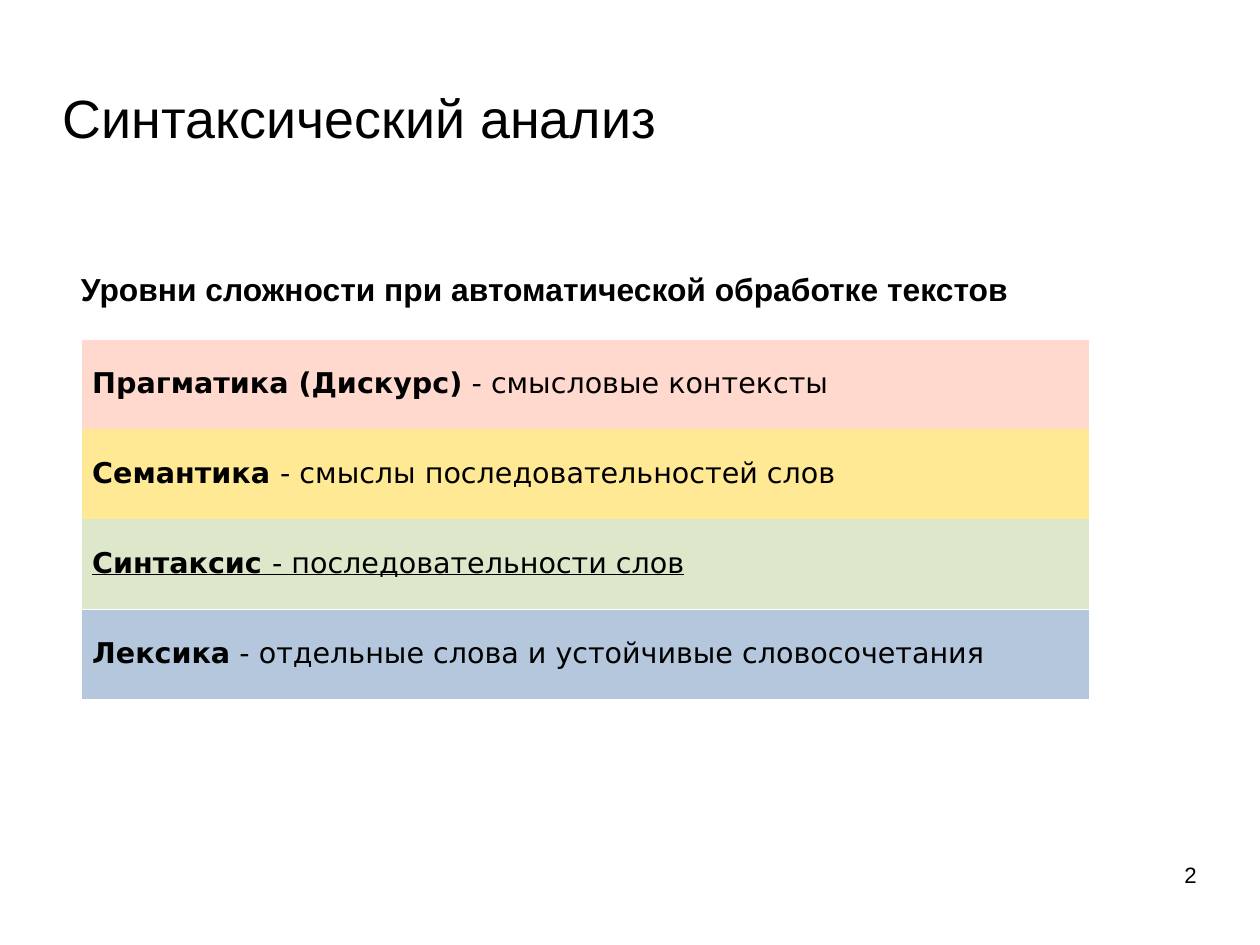
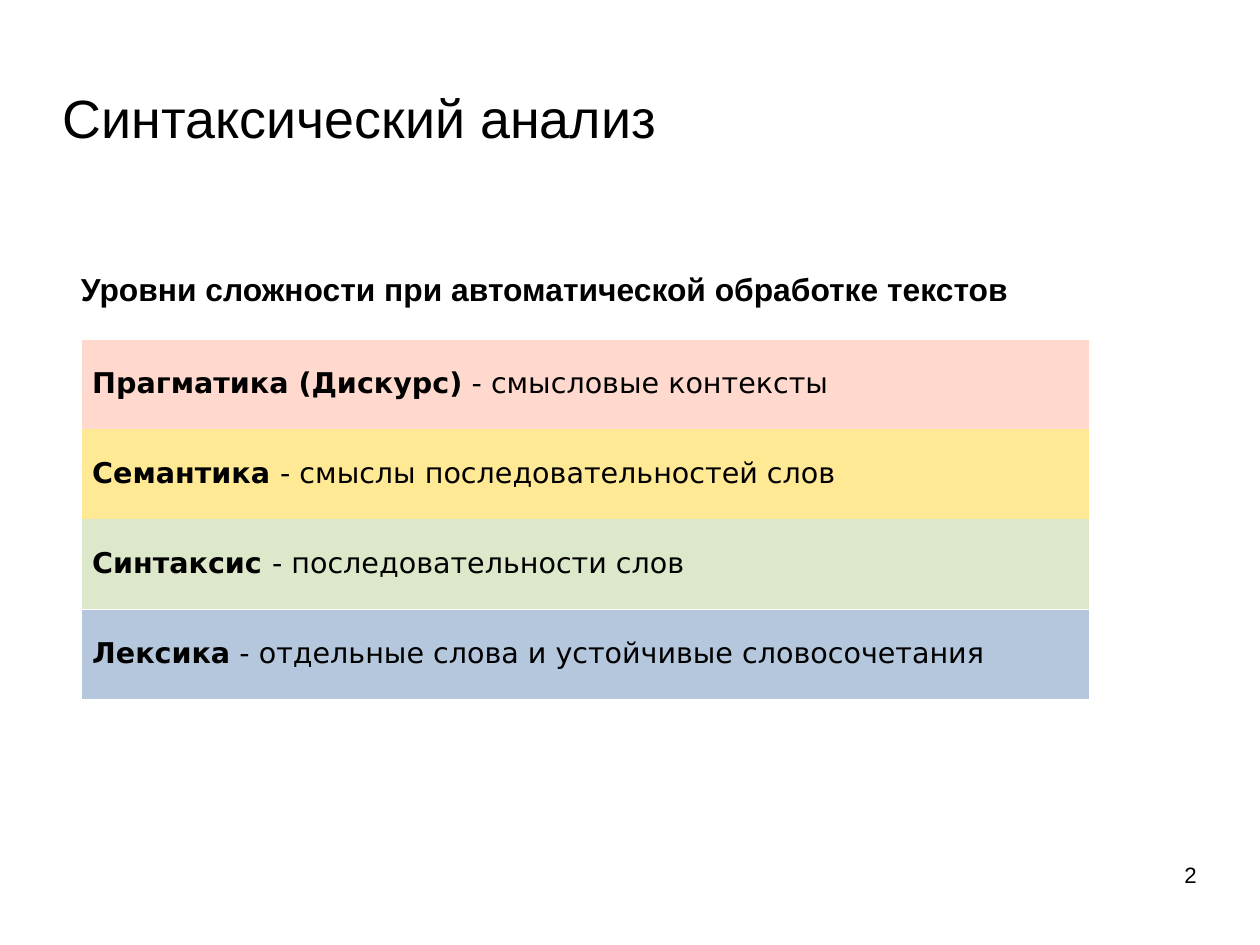
Before and after one commit to mechanoid5/ml_nlp_2025_I, a slide deck: slide 2 of 04-synt-grammar.odp. Drawn at 1260x945 pixels with LibreOffice and Linux fonts; fonts in the diff are those of the drawing; background and template pictures are left out. Boxes give left, top, right and bottom in pixels: in the first picture for what was removed or moved away, otherwise in the second. Text is boxed around its words. In the diff, an @@ line names an element or a change of style, - is before the commit and + after.

```diff
--- a/04-synt-grammar.odp
+++ b/04-synt-grammar.odp
@@ table at (81,338,1090,699) @@
@@ underline off in "Синтаксис - последовательности слов" @@
```
Also in this commit, not shown: 1 other slide changed, 1 slide added, 19 other files.
